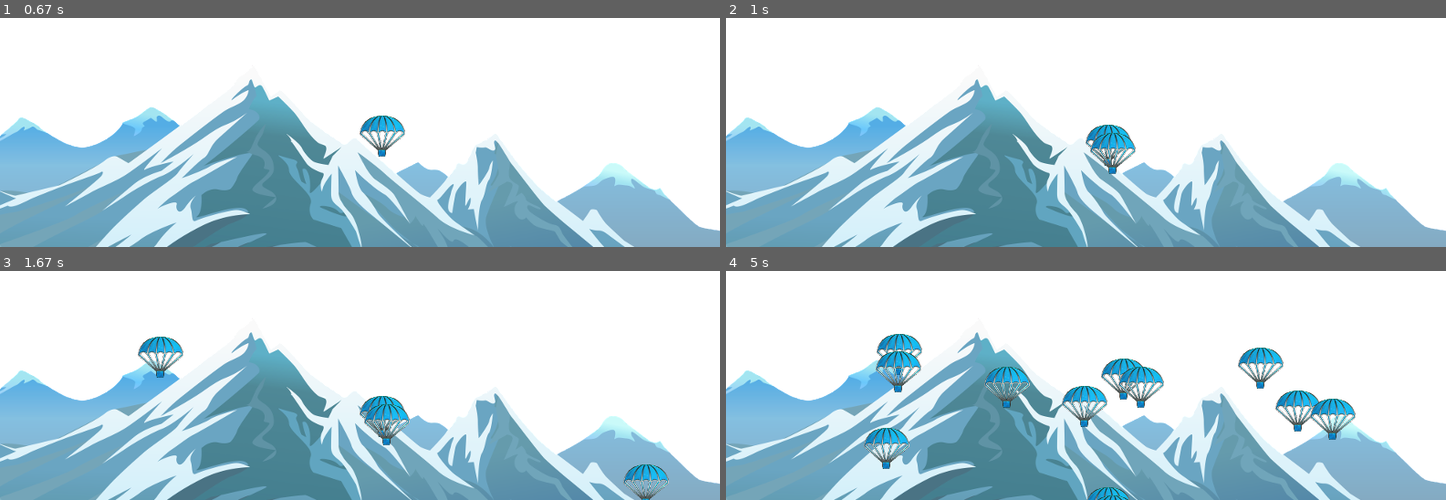
Above: before the commit, frames 1-4 (two rows, left to right).
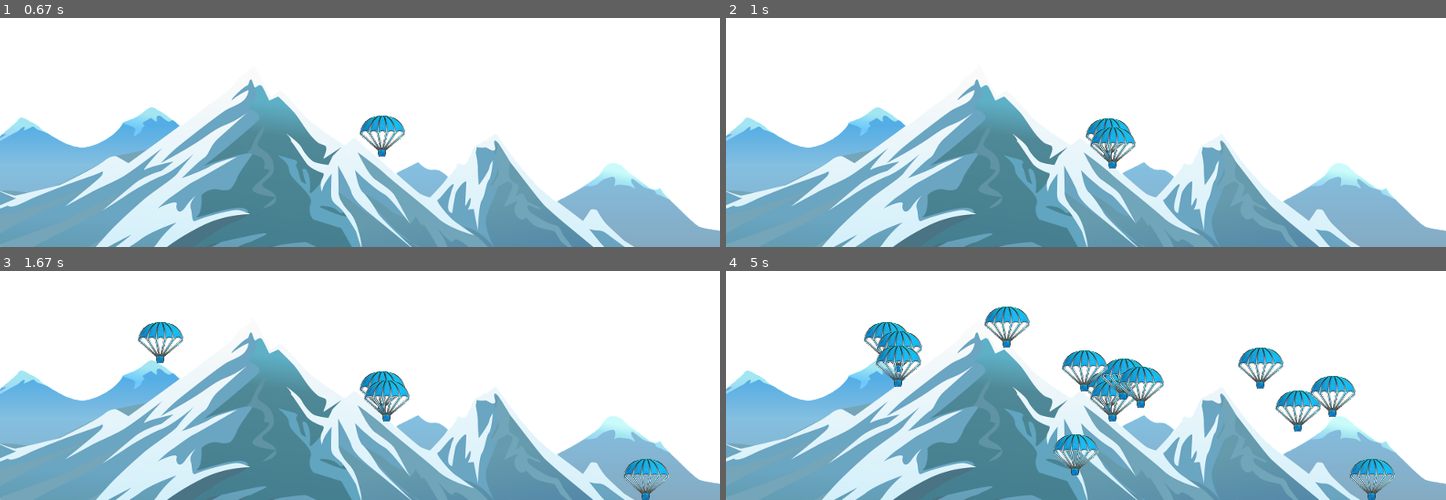
Above: after the commit, the same moments.

Repository: anatolyev/Pygame6
Game: pygame game, started from main_mountain.py
Same seed, same stepped clock (60 frames per second), same inputs: the game is played once before the commit and once after it.
Inputs (mouse positions are in pixels of both pictures, inside the frame that each line leads up to):
- Up to frame 1 (0.67 s): click (360, 109) at 0.38 s
- Up to frame 2 (1 s): click (1093, 127) at 0.72 s
- Up to frame 3 (1.67 s): click (136, 321) at 1.05 s; click (626, 458) at 1.38 s
- Up to frame 4 (5 s): click (1100, 271) at 1.72 s; click (1050, 433) at 2.05 s; click (1064, 316) at 2.38 s; click (985, 307) at 2.72 s; click (1273, 339) at 3.05 s; click (1309, 355) at 3.38 s; click (1237, 314) at 3.72 s; click (877, 309) at 4.05 s; click (1114, 351) at 4.38 s; click (877, 346) at 4.72 s

Frame 1 is identical in both runs. In frame 2, 1.0% of the frame differs, in the area x 49-57%, y 43-69%; in frame 3, 3.2%; in frame 4, 7.3%, in the area x 19-93%, y 15-100%.

Commit message:
десант высаживается на гору

Diff:
--- a/main_mountain.py
+++ b/main_mountain.py
@@ -49,11 +49,12 @@
         self.rect.y = pos[1]
 
     def update(self):
-        self.rect = self.rect.move(0, 1)
+        if not pygame.sprite.collide_mask(self, mountain):
+            self.rect = self.rect.move(0, 1)
 
 # def main():
 clock = pygame.time.Clock()
-pygame.display.set_caption('Заголовок окна')
+pygame.display.set_caption('Десант')
 all_sprites = pygame.sprite.Group()
 # место для новых спрайтов
 mountain = Mountain()
